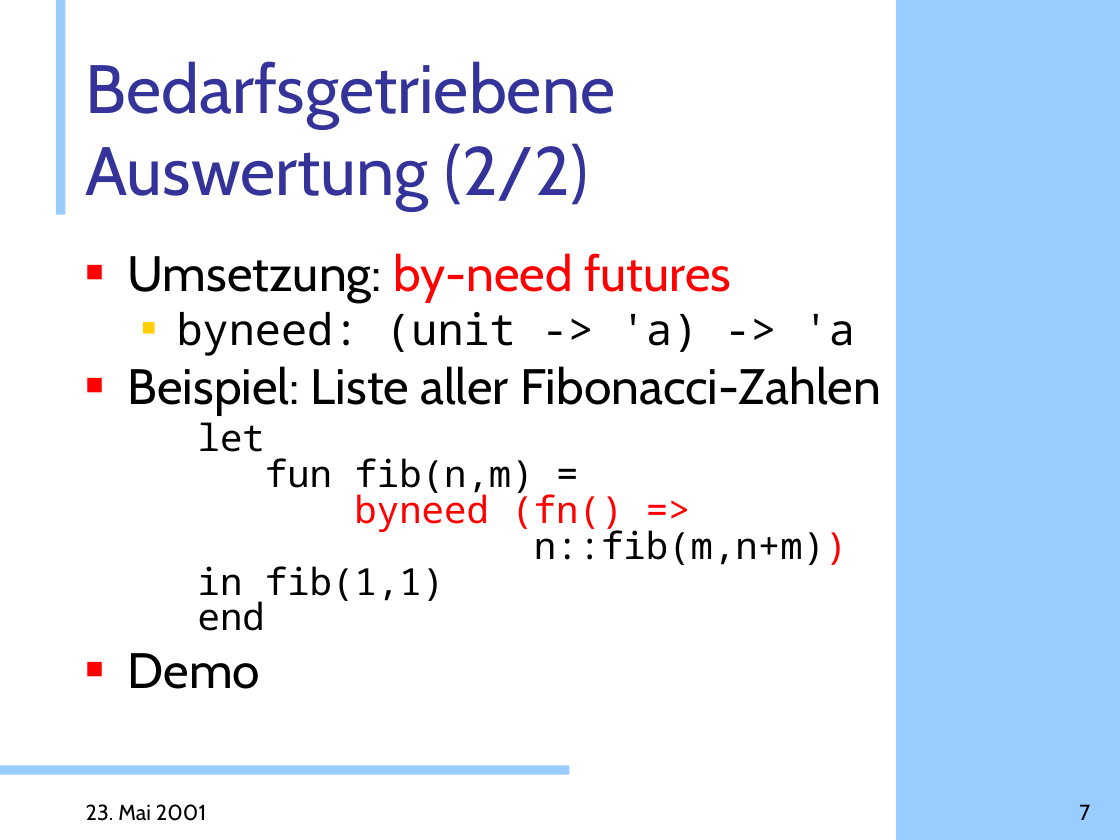
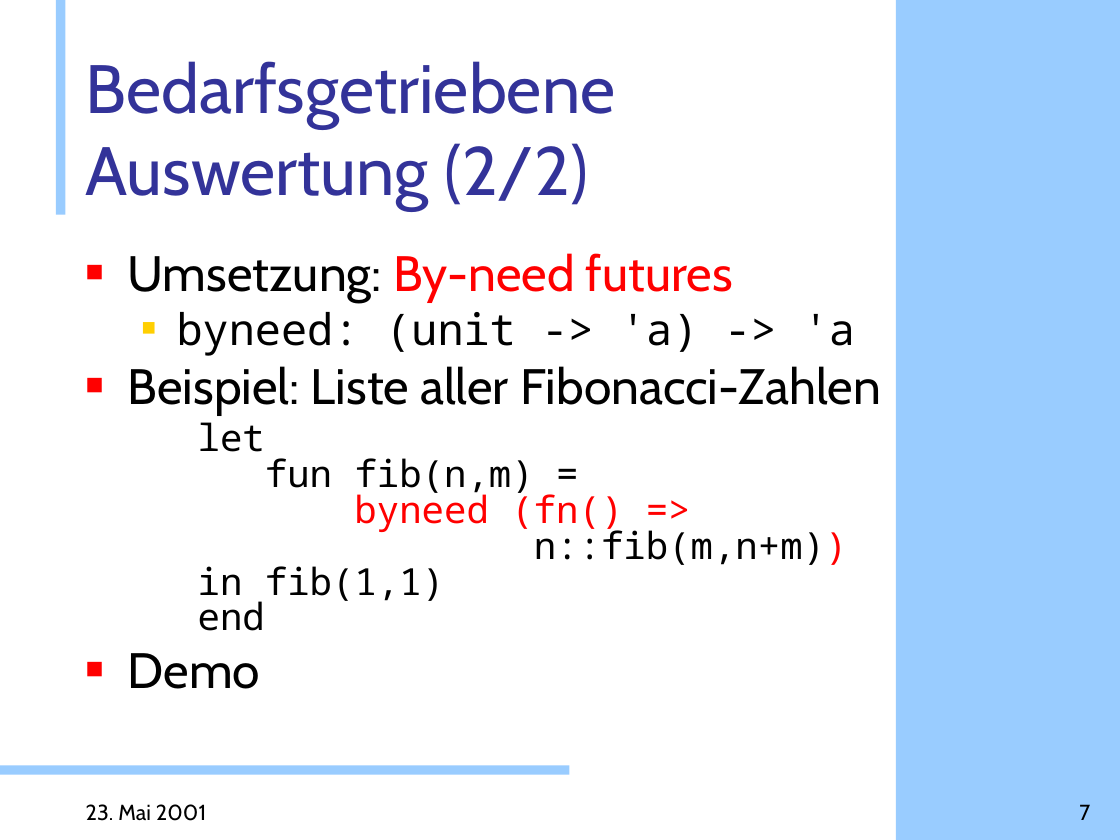
Before and after one commit to doublec/aliceml-abandoned, a slide deck: slide 7 of doc/presentations/Web-Projekt.ppt. Drawn at 1120x840 pixels with LibreOffice and Linux fonts; fonts in the diff are those of the drawing; background and template pictures are left out. Boxes give left, top, right and bottom in pixels: in the first picture for what was removed or moved away, otherwise in the second. Text is boxed around its words. In the diff, an @@ line names an element or a change of style, - is before the commit and + after.

```diff
--- a/doc/presentations/Web-Projekt.ppt
+++ b/doc/presentations/Web-Projekt.ppt
@@ text at box(128, 253, 733, 301): text changed @@
-■ Umsetzung: by-need futures
+■ Umsetzung: By-need futures
```
Also in this commit, not shown: 4 other slides changed, 8 slides added.
